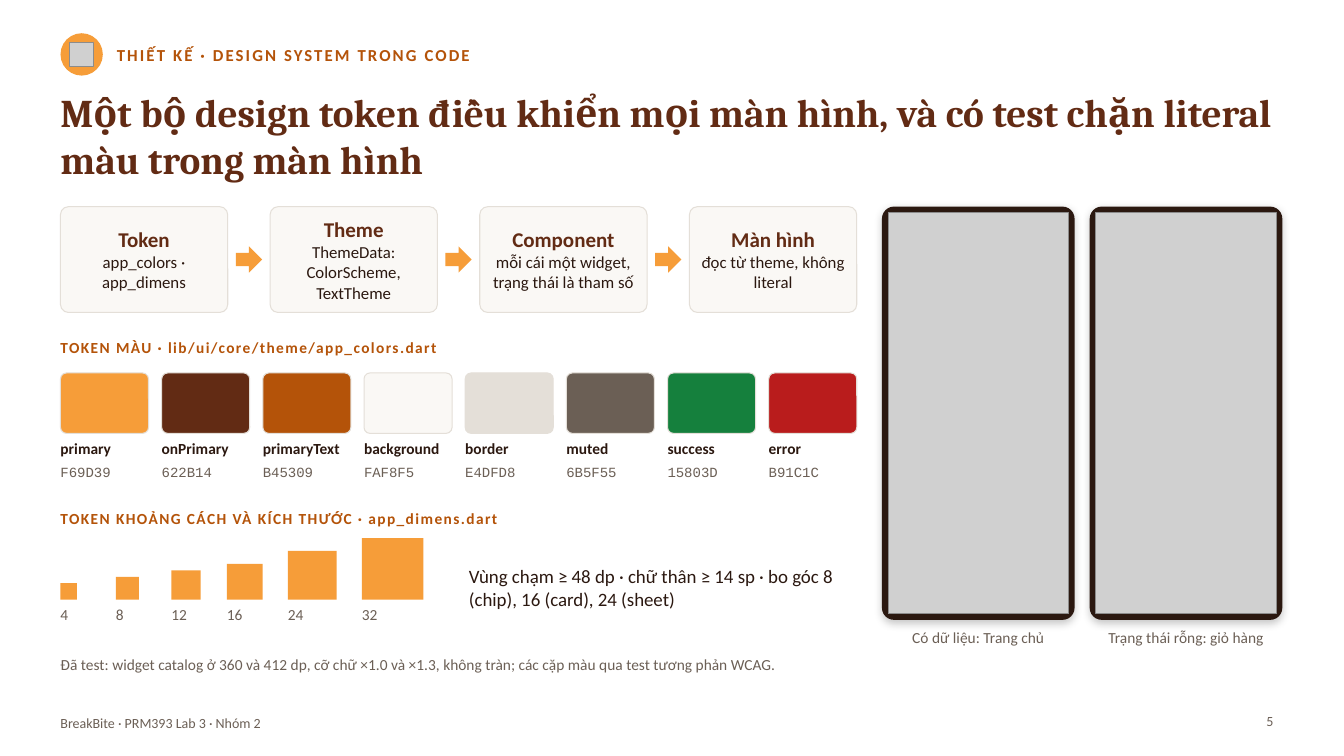
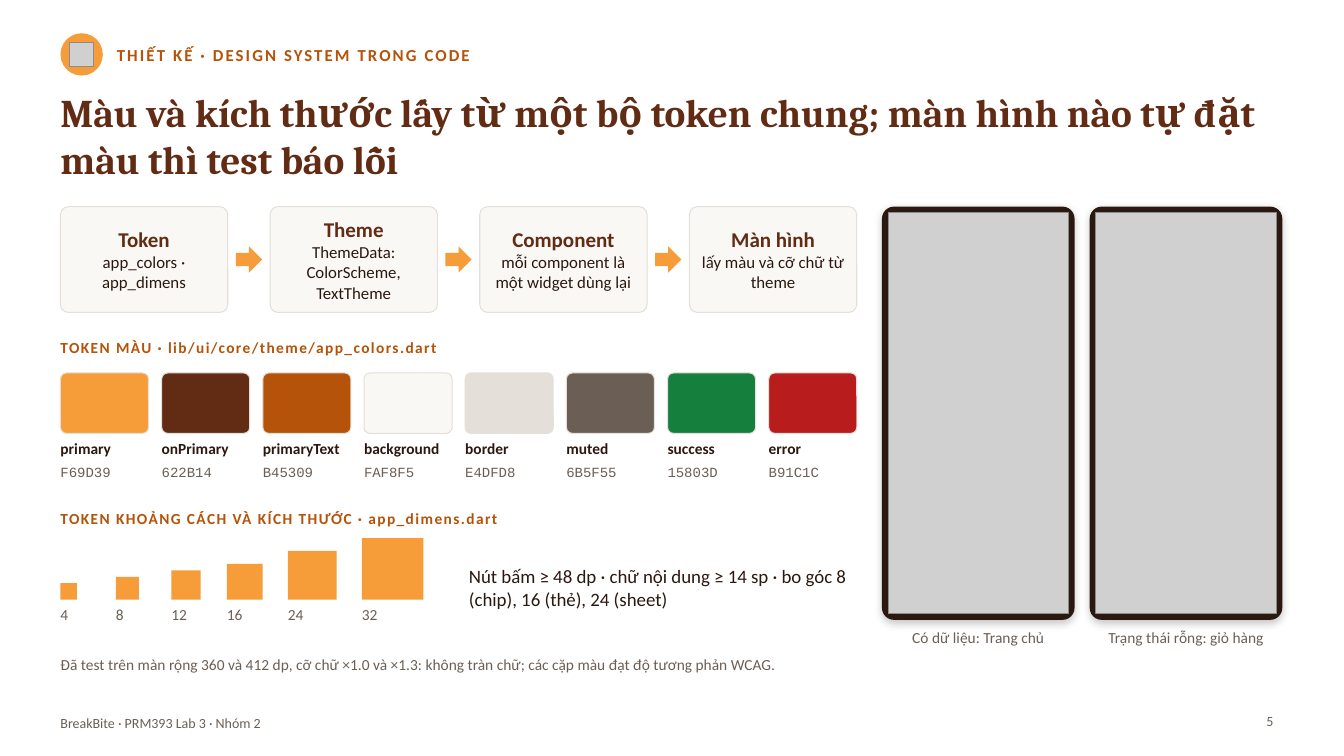
Before and after one commit to baonv0817/PRM393_Lab03_Group2, a slide deck: slide 5 of slides/Lab03_SE193905_slides.pptx. Drawn at 1344x756 pixels with LibreOffice and Linux fonts; fonts in the diff are those of the drawing; grey boxes stand for pictures. Boxes give left, top, right and bottom in pixels: in the first picture for what was removed or moved away, otherwise in the second. Text is boxed around its words. In the diff, an @@ line names an element or a change of style, - is before the commit and + after.

```diff
--- a/slides/Lab03_SE193905_slides.pptx
+++ b/slides/Lab03_SE193905_slides.pptx
@@ text at (x1=60, y1=99, x2=1132, y2=175): text changed @@
-Một bộ design token điều khiển mọi màn hình, và có test chặn literal màu trong màn hình
+Màu và kích thước lấy từ một bộ token chung; màn hình nào tự đặt màu thì test báo lỗi
@@ text in rounded rectangle at (x1=496, y1=255, x2=631, y2=291): text changed @@
-mỗi cái một widget, trạng thái là tham số
+mỗi component là một widget dùng lại
@@ text in rounded rectangle at (x1=702, y1=255, x2=844, y2=288): text changed @@
-đọc từ theme, không literal
+lấy màu và cỡ chữ từ theme
@@ text at (x1=469, y1=568, x2=846, y2=609): text changed @@
-Vùng chạm ≥ 48 dp · chữ thân ≥ 14 sp · bo góc 8 (chip), 16 (card), 24 (sheet)
+Nút bấm ≥ 48 dp · chữ nội dung ≥ 14 sp · bo góc 8 (chip), 16 (thẻ), 24 (sheet)
@@ text at (x1=60, y1=659, x2=775, y2=673): text changed @@
-Đã test: widget catalog ở 360 và 412 dp, cỡ chữ ×1.0 và ×1.3, không tràn; các cặp màu qua test tương phản WCAG.
+Đã test trên màn rộng 360 và 412 dp, cỡ chữ ×1.0 và ×1.3: không tràn chữ; các cặp màu đạt độ tương phản WCAG.
```
Also in this commit, not shown: 14 other slides changed, 2 other files.
